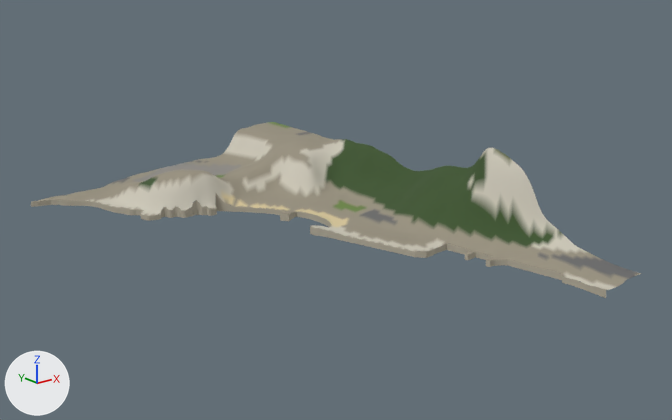
The glTF model gibraltar/data/build/tiles/T_W1_S3/terrain.glb, before and after one commit.
Both versions are drawn from a 50 mm camera at (-111.0, -382.0, 270.0) aimed at (376.0, 227.0, 26.0). Lighting does not change. The marker at lower left points along +X, +Y and +Z. The picture after the commit comes second. Vertices at exactly the same position are counted once.

The first picture shows 'T_W1_S3_terrain'.
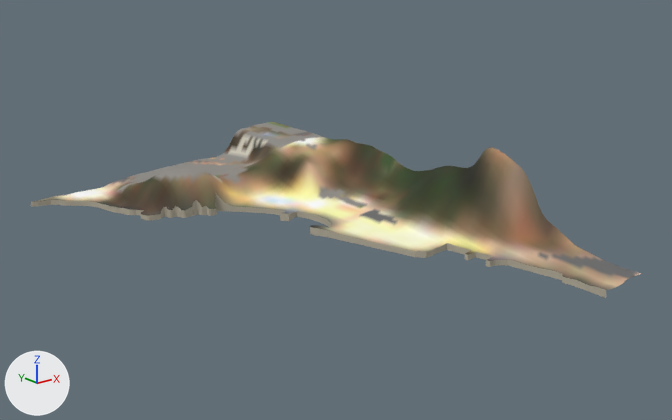
Edits to the bpy script that builds the scene:
```text
Change me_t_w1_s3_terrain:
    where me_t_w1_s3_terrain.from_pydata(...)  # 3396 vertices, 5959 faces; spans x 206.0..500.0, y 0.0..500.0, z -4.0..76.0
    used by ob_t_w1_s3_terrain; location = (0.0, 0.0, 0.0)
    me_t_w1_s3_terrain part 1: 4998 faces centred in x 207.0..498.0, y 0.0..499.0, z 1.0..74.0 are repainted in the vertex colours, in many colours
```

Changed parts and their boxes [x1, y1, x2, y2] in the pictures (672 x 420 px):
part 1 of me_t_w1_s3_terrain, recoloured
    both: [36, 124, 641, 290]
